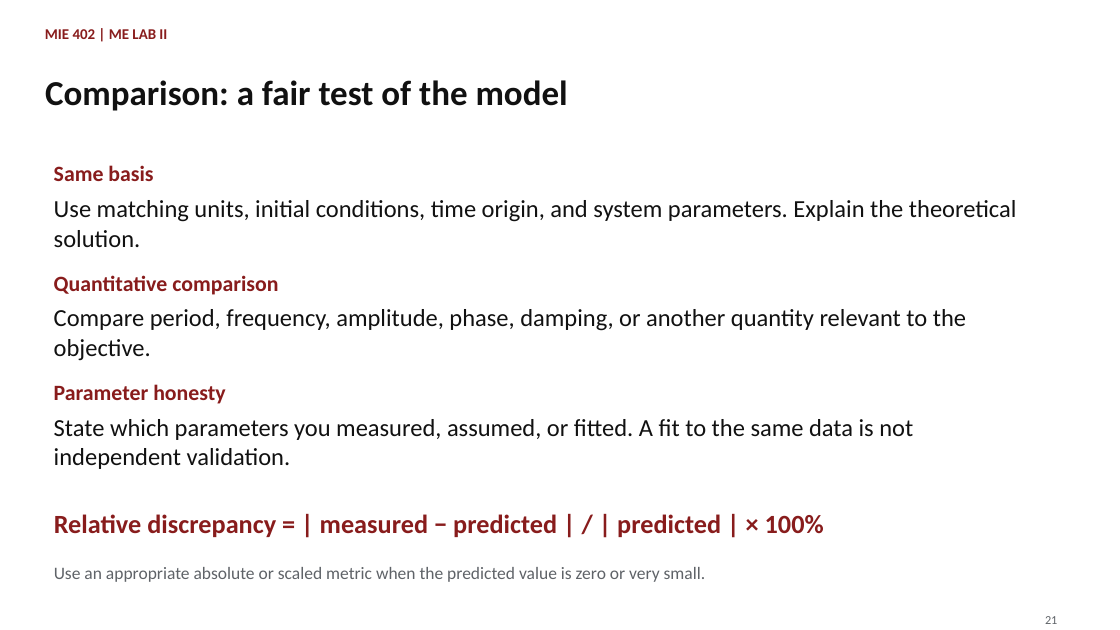
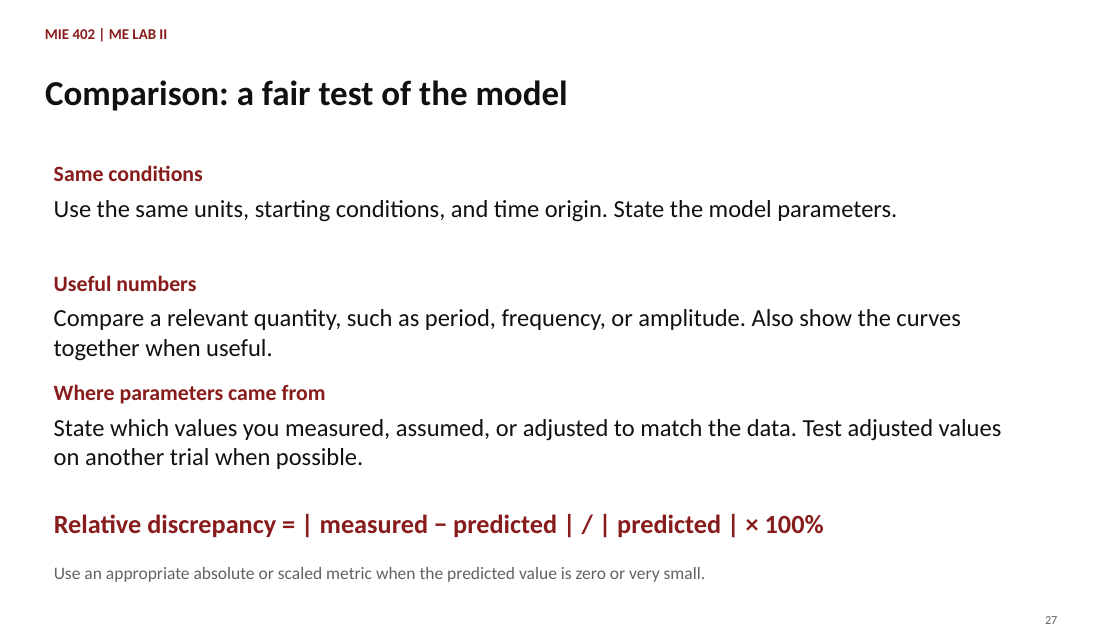
Before and after one commit to Ehsan-Roohi/MIE402-Lab, a slide deck: slide 27 of site/docs/MIE402_Lecture01_Report_Writing_Fall2026_v1.pptx (slide 21 before the commit). Drawn at 1120x630 pixels with LibreOffice and Linux fonts; fonts in the diff are those of the drawing. Boxes give left, top, right and bottom in pixels: in the first picture for what was removed or moved away, otherwise in the second. Text is boxed around its words. In the diff, an @@ line names an element or a change of style, - is before the commit and + after.

```diff
--- a/site/docs/MIE402_Lecture01_Report_Writing_Fall2026_v1.pptx
+++ b/site/docs/MIE402_Lecture01_Report_Writing_Fall2026_v1.pptx
@@ text at box(54, 165, 202, 181): text changed @@
-Same basis
+Same conditions
@@ text at box(54, 200, 897, 222): text changed @@
-Use matching units, initial conditions, time origin, and system parameters. Explain the theoretical solution.
+Use the same units, starting conditions, and time origin. State the model parameters.
@@ text at box(54, 275, 196, 291): text changed @@
-Quantitative comparison
+Useful numbers
@@ text at box(54, 309, 961, 361): text changed @@
-Compare period, frequency, amplitude, phase, damping, or another quantity relevant to the objective.
+Compare a relevant quantity, such as period, frequency, or amplitude. Also show the curves together when useful.
@@ text at box(54, 384, 326, 404): text changed @@
-Parameter honesty
+Where parameters came from
@@ text at box(54, 419, 1002, 469): text changed @@
-State which parameters you measured, assumed, or fitted. A fit to the same data is not independent validation.
+State which values you measured, assumed, or adjusted to match the data. Test adjusted values on another trial when possible.
@@ text at box(1045, 616, 1057, 624): text changed @@
-21
+27
```
Also in this commit, not shown: 16 other slides changed, 13 slides added, 7 slides removed, 12 other files.
